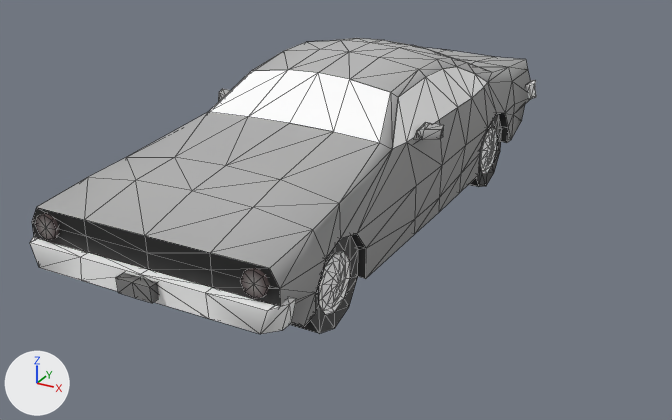
The glTF model EverythingLibraryBrowser/models/vehicles/vehicles-cars-coupe/vehicles-cars-coupe_v1.glb as it was, and as the next commit left it.
Both versions are drawn from a 50 mm camera at (3.14, -5.66, 2.94) aimed at (0.2, -0.32, 0.27). The lights are fixed; the arrows at lower left show +X, +Y and +Z. The older version comes first. Mesh edges are drawn as thin lines. Vertices at exactly the same position are counted once.

Objects in the first picture: 'Coupe'.
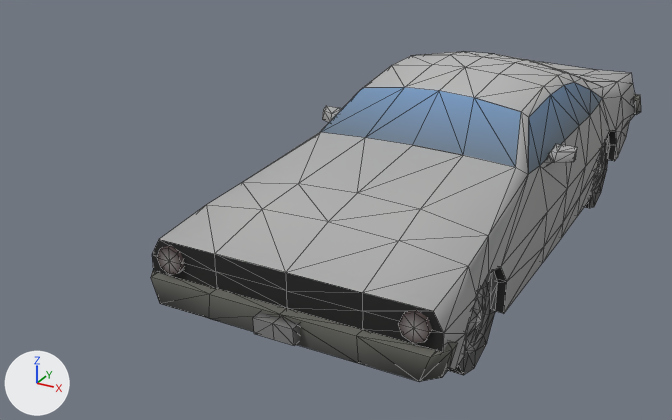
The change, as a diff of the scene's bpy script:
```diff
--- a/EverythingLibraryBrowser/models/vehicles/vehicles-cars-coupe/vehicles-cars-coupe_v1.glb.py
+++ b/EverythingLibraryBrowser/models/vehicles/vehicles-cars-coupe/vehicles-cars-coupe_v1.glb.py
@@ me_mesh_002 @@
 # used by ob_coupe; location = (0.0, 0.0, 0.0)
-me_mesh_002.from_pydata(...)  # 777 vertices, 1273 faces; spans x -0.9..0.9, y -2.25..2.25, z 0.0..1.27
-me_mesh_002.materials.append(mat_mat_standard_048)
+me_mesh_002.from_pydata(...)  # 292 vertices, 428 faces; spans x -0.9..0.9, y -2.18..2.2, z 0.11..1.22
+# me_mesh_002 part 1: 13 loose pieces with 137 vertices, spanning x -0.9..0.9, y -2.25..2.25, z 0.43..1.22, are deleted
+# me_mesh_002 part 2: 348 vertices removed from x -0.9..0.9, y -2.12..2.14, z 0.0..1.27
+# me_mesh_002 part 3: 356 kept faces spanning x -0.9..0.9, y -2.18..2.2, z 0.11..0.68 get new vertex colours; the middle colour goes from white #ffffff to grey #767575
 me_mesh_002.materials.append(mat_mat_refl_024)
@@ me_mesh_001 @@
+me_mesh_001.from_pydata(...)  # 515 vertices, 845 faces; spans x -0.9..0.9, y -2.25..2.25, z 0.0..1.27
+me_mesh_001.materials.append(mat_mat_standard_048)
@@ ob_coupe @@
 ob_coupe = bpy.data.objects.new('Coupe', me_mesh_002)
-ob_coupe.location = (0.0, 0.0, 0.0)
+ob_coupe.location = (0.902, 0.0, 0.0)
@@ ob_coupe_001 @@
+ob_coupe_001 = bpy.data.objects.new('Coupe.001', me_mesh_001)
+ob_coupe_001.location = (0.902, 0.0, 0.0)
```

Where the change shows, as pixel boxes [x1, y1, x2, y2] in the pictures (672 x 420 px):
'Coupe', reshaped, moved
    before: [30, 38, 536, 334]
    after: [151, 82, 641, 382]
'Coupe.001', added
    after: [152, 52, 635, 375]
part 1 of me_mesh_002, deleted
    before: [32, 67, 488, 306]
part 2 of me_mesh_002, deleted
    before: [37, 38, 530, 333]
part 3 of me_mesh_002, recoloured (white to grey)
    before: [30, 80, 536, 334]
    after: [151, 94, 641, 382]
